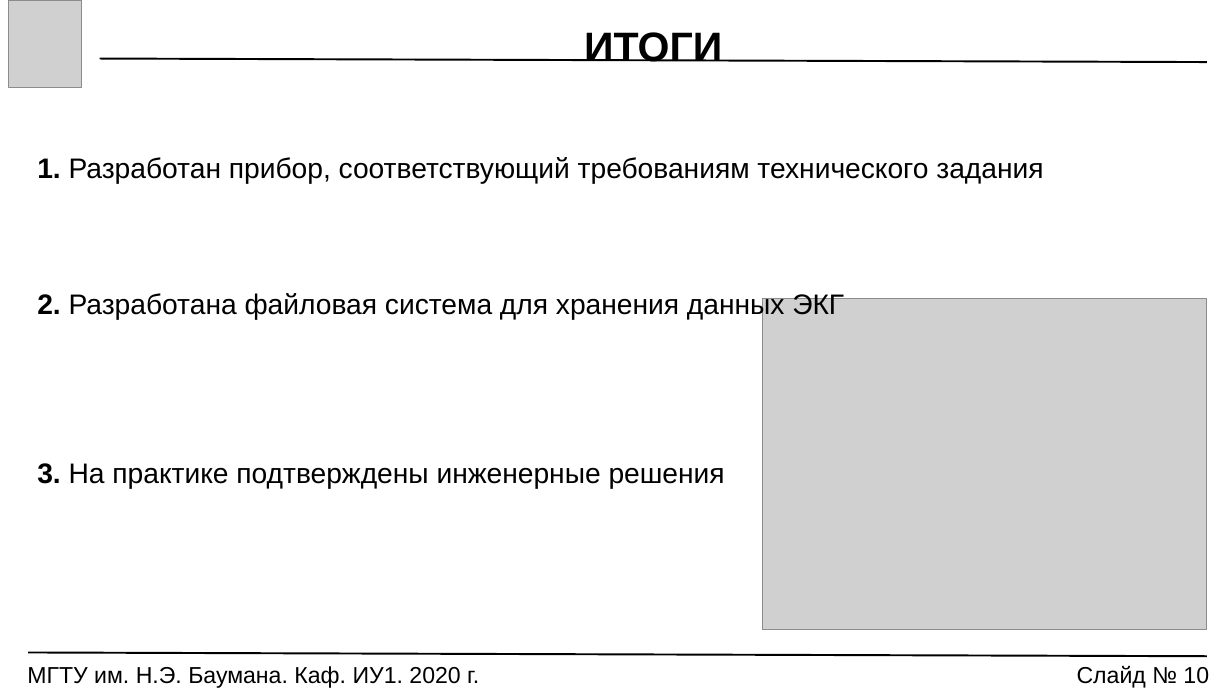
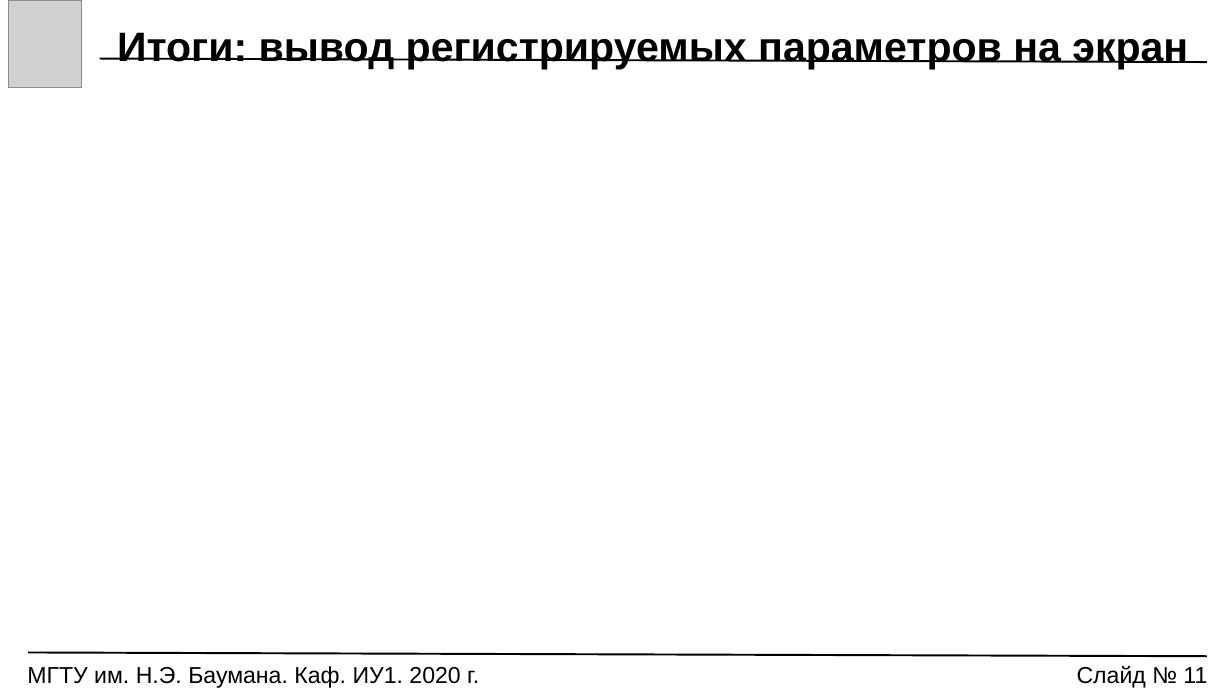
Before and after one commit to Markus85666/Graduation-Qualification-Work, a slide deck: slide 11 of РЕЧЬ_ПРЕЗЕНТАЦИЯ/VKR_Prezentatsia.pptx. Drawn at 1232x693 pixels with LibreOffice and Linux fonts; fonts in the diff are those of the drawing; grey boxes stand for pictures. Boxes give left, top, right and bottom in pixels: in the first picture for what was removed or moved away, otherwise in the second. Text is boxed around its words. In the diff, an @@ line names an element or a change of style, - is before the commit and + after.

```diff
--- a/РЕЧЬ_ПРЕЗЕНТАЦИЯ/VKR_Prezentatsia.pptx
+++ b/РЕЧЬ_ПРЕЗЕНТАЦИЯ/VKR_Prezentatsia.pptx
@@ text at (117, 32, 1188, 69): text changed @@
-ИТОГИ
+Итоги: вывод регистрируемых параметров на экран
@@ text removed at (37, 157, 1043, 489) @@
-1. Разработан прибор, соответствующий требованиям технического задания
-2. Разработана файловая система для хранения данных ЭКГ
-3. На практике подтверждены инженерные решения
@@ picture removed at (762, 299, 1207, 629) @@
@@ text at (1077, 666, 1207, 688): text changed @@
-Слайд № 10
+Слайд № 11
```
Also in this commit, not shown: 7 other slides changed, 1 slide added, 1 slide removed, 8 other files.
